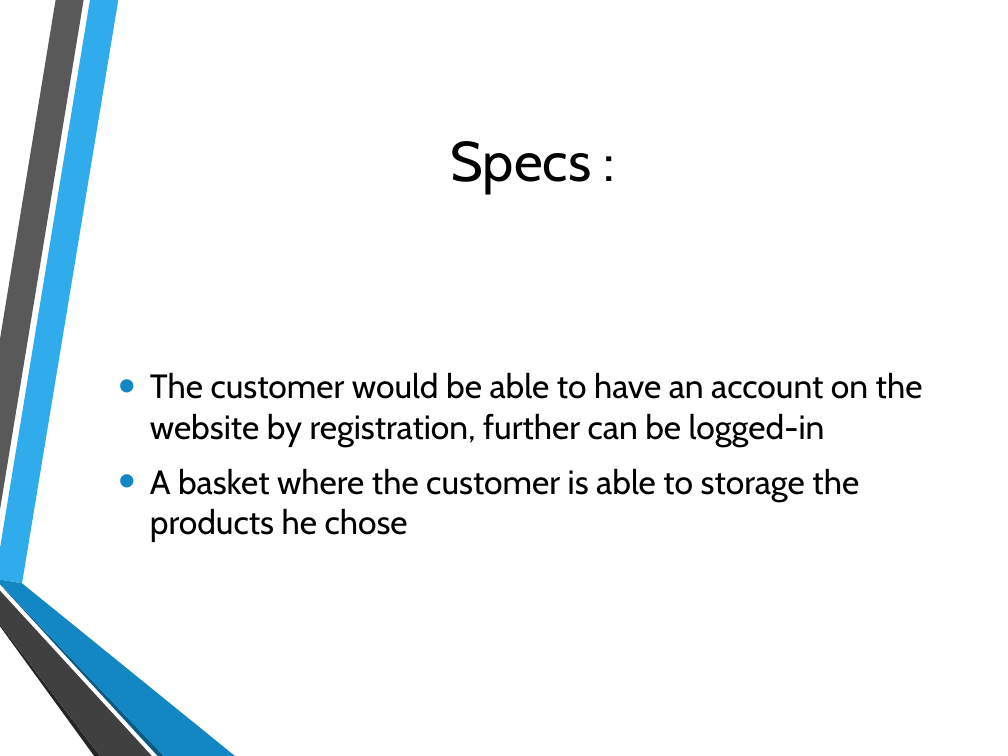
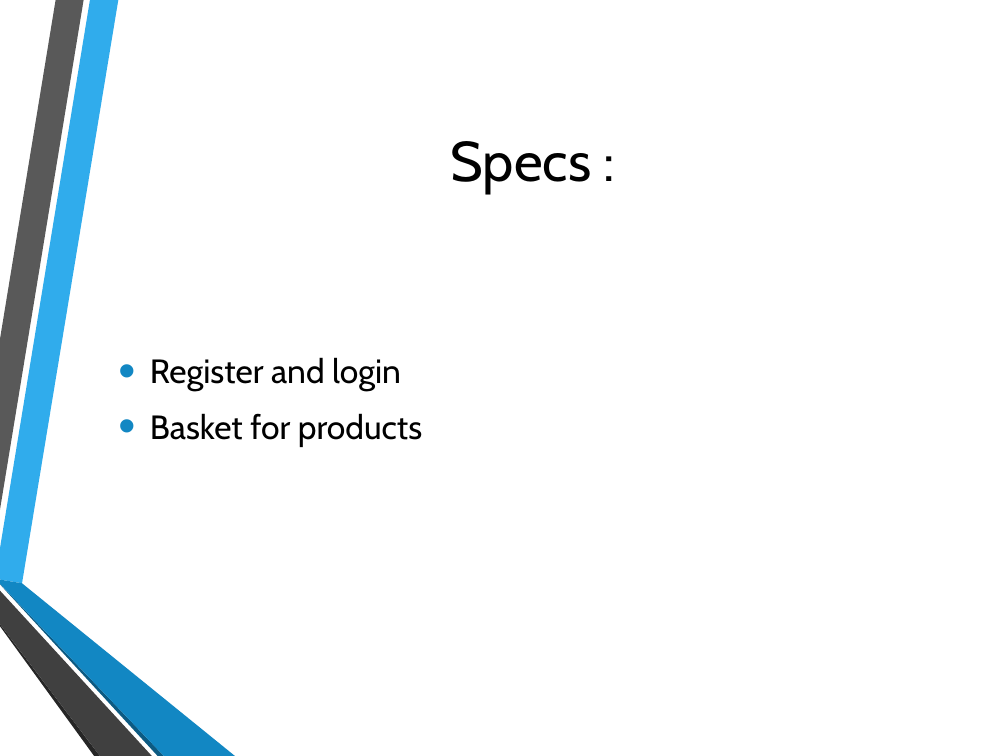
Before and after one commit to Alex4064/ProjetWeb, a slide deck: slide 4 of Documentation/Presentation project.pptx. Drawn at 1008x756 pixels with LibreOffice and Linux fonts; fonts in the diff are those of the drawing; background and template pictures are left out. Boxes give left, top, right and bottom in pixels: in the first picture for what was removed or moved away, otherwise in the second. Text is boxed around its words. In the diff, an @@ line names an element or a change of style, - is before the commit and + after.

Commit message:
MaJ PPT

```diff
--- a/Documentation/Presentation project.pptx
+++ b/Documentation/Presentation project.pptx
@@ text at bbox=[150, 357, 422, 447]: text changed @@
-• The customer would be able to have an account on the website by registration, further can be logged-in
-• A basket where the customer is able to storage the products he chose
+• Register and login
+• Basket for products
```
Also in this commit, not shown: 1 other slide changed, 1 slide added, 2 slides removed.
